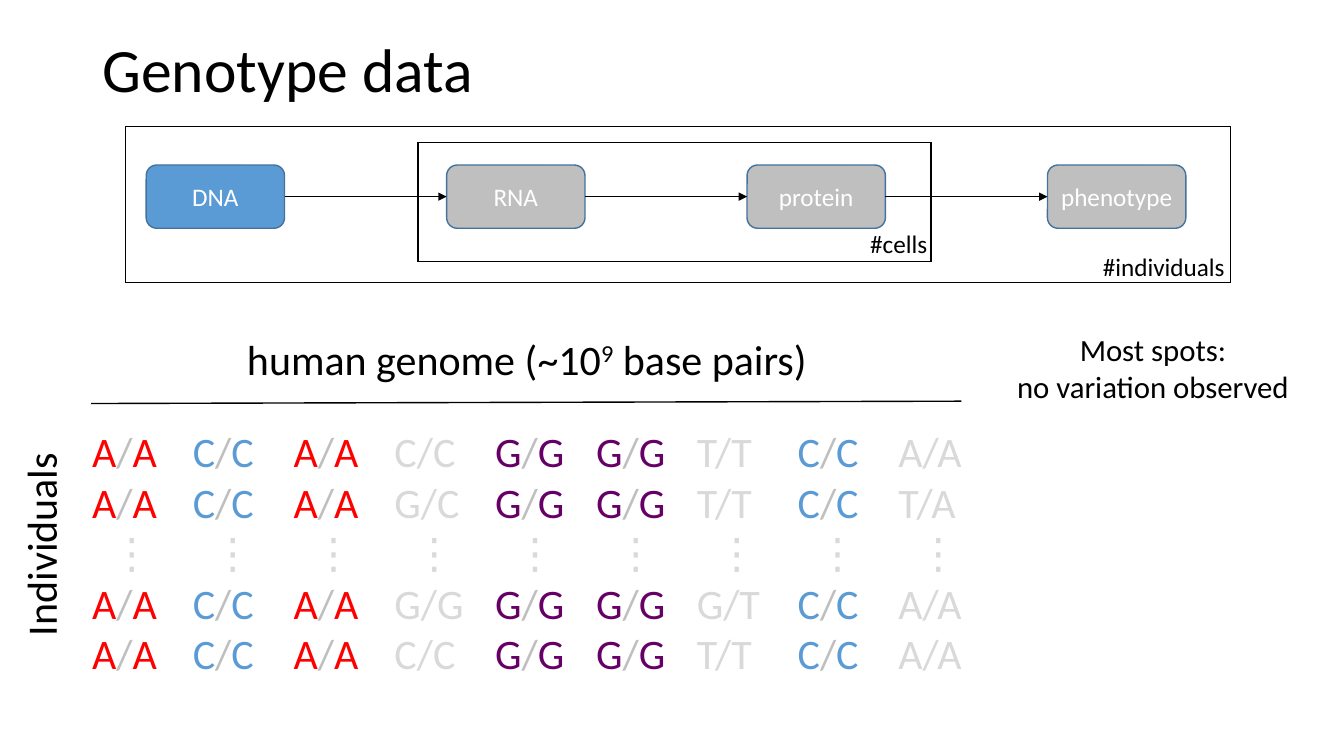
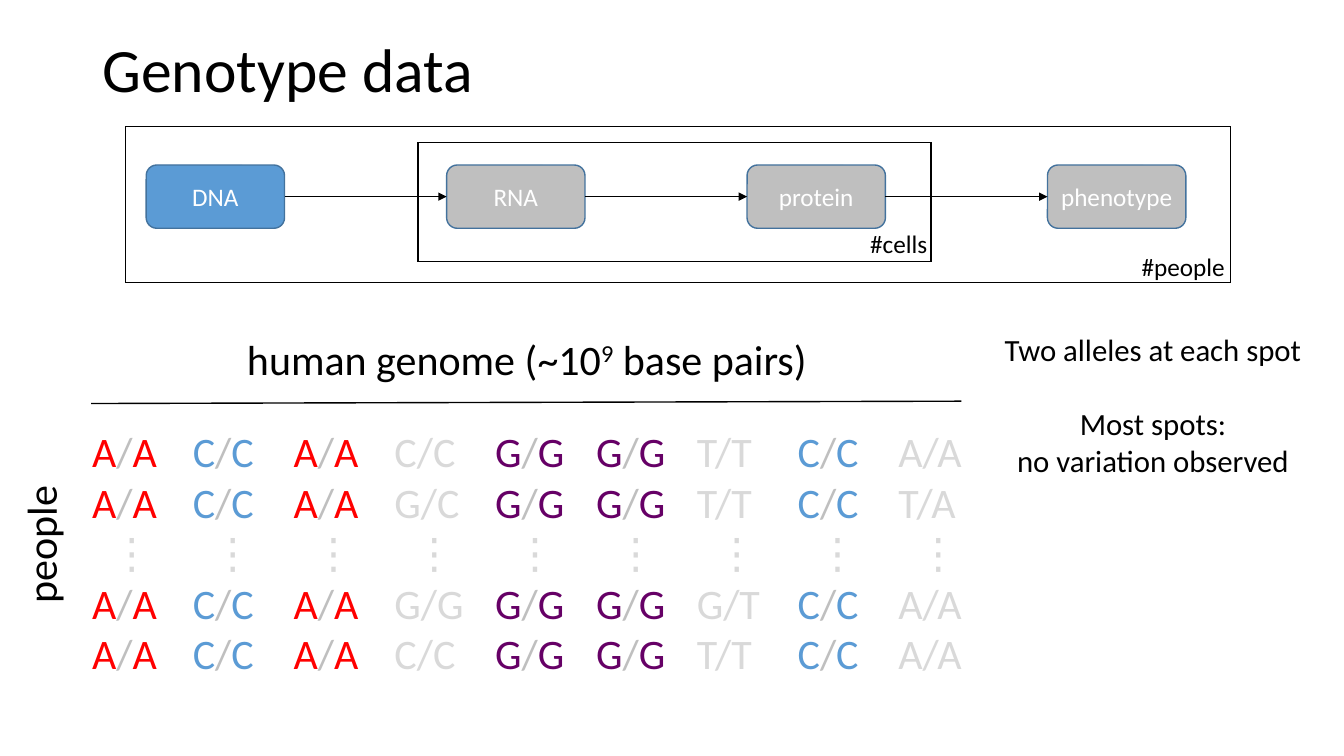
Before and after one commit to lmrl-bio/lmrl-bio.github.io, a slide deck: slide 7 of hostedfiles/datacrashcourse.pptx (slide 6 before the commit). Drawn at 1344x756 pixels with LibreOffice and Linux fonts; fonts in the diff are those of the drawing. Boxes give left, top, right and bottom in pixels: in the first picture for what was removed or moved away, otherwise in the second. Text is boxed around its words. In the diff, an @@ line names an element or a change of style, - is before the commit and + after.

```diff
--- a/hostedfiles/datacrashcourse.pptx
+++ b/hostedfiles/datacrashcourse.pptx
@@ text at (1142, 258, 1225, 280): text changed @@
-#individuals
+#people
@@ text at (1005, 339, 1301, 366): paragraph added @@
+Two alleles at each spot
@@ text at (17, 497, 68, 600): text changed @@
-Individuals
+people
```
Also in this commit, not shown: 16 other slides changed, 1 slide added, 1 slide removed.
